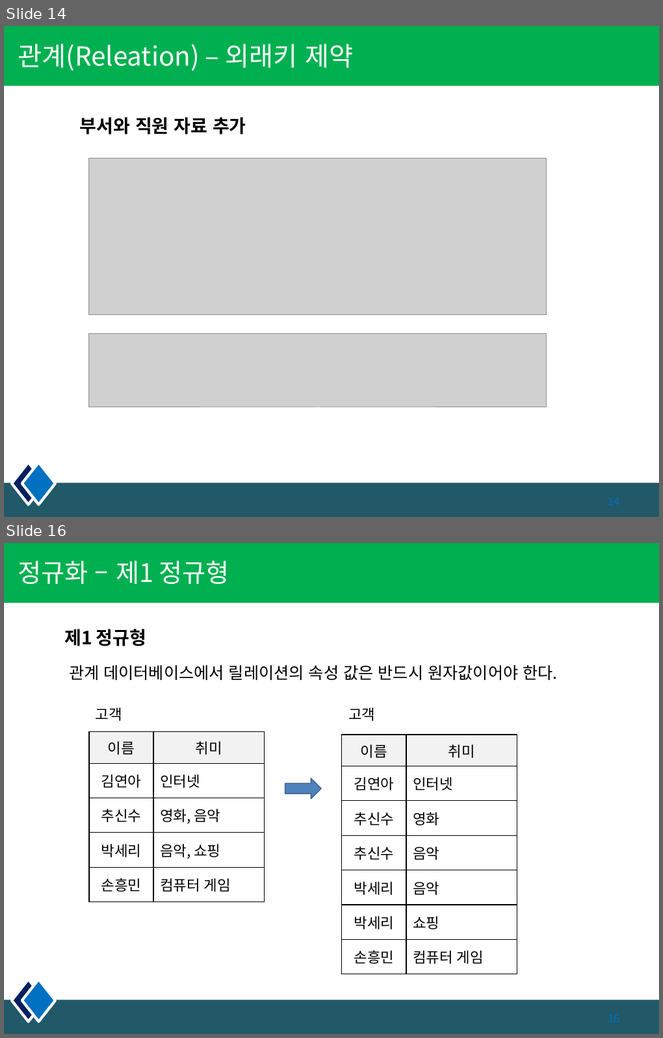
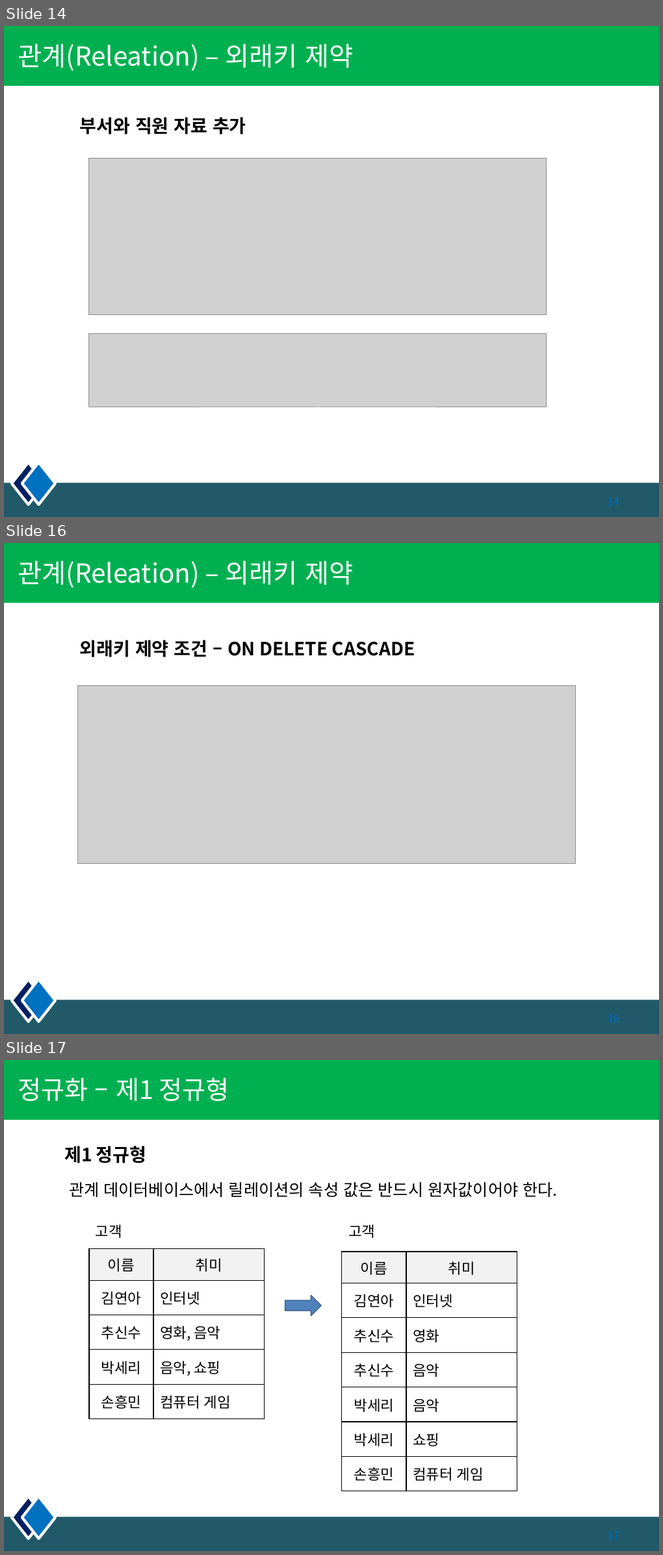
Before and after one commit to pshho/sqlWorks, a slide deck: 자료/sqld/DB_PPT/2장. 제약조건, 관계.pptx. Shown one above the other, each under a label of ours: slides 14 and 16 before the commit, slides 14, 16 and 17 after it; the slides between them are not shown. The pictures are 663x1038 and 663x1555 pixels, drawn with LibreOffice and Linux fonts; fonts in the diff are those of the drawing; grey boxes stand for pictures. Boxes give left, top, right and bottom in pixels: in the first picture for what was removed or moved away, otherwise in the second. Text is boxed around its words. In the diff, an @@ line names an element or a change of style, - is before the commit and + after.

```diff
--- a/자료/sqld/DB_PPT/2장. 제약조건, 관계.pptx
+++ b/자료/sqld/DB_PPT/2장. 제약조건, 관계.pptx
@@ slide 16 added at (4, 543, 659, 1034), background #FFFFFF; not listed: 4 template elements that a slide beside it also shows @@
@@ title added at (18, 561, 353, 588), 28.8 pt, text #FFFFFF @@
+관계(Releation) – 외래키 제약
@@ text added at (80, 640, 415, 657), 20 pt, text #000000, bold @@
+외래키 제약 조건 – ON DELETE CASCADE
@@ picture added at (78, 686, 576, 865) @@
@@ what was slide 16 is now slide 17 @@
```
Also in this commit, not shown: 1 slide changed, 7 other files.
